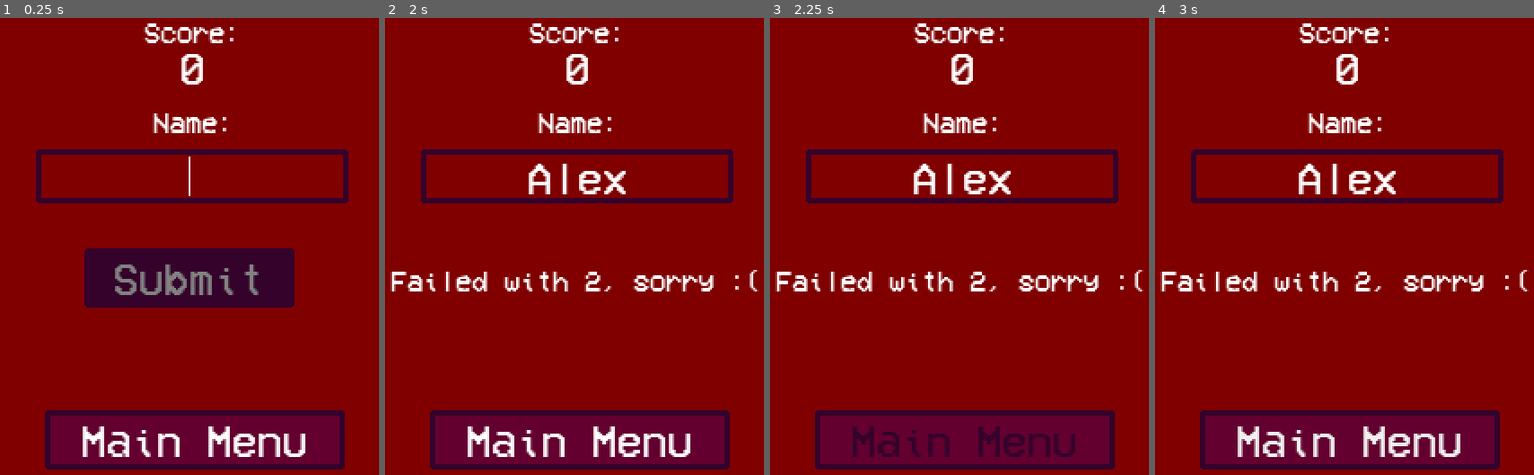
Above: before the commit, frames 1-4 (left to right).
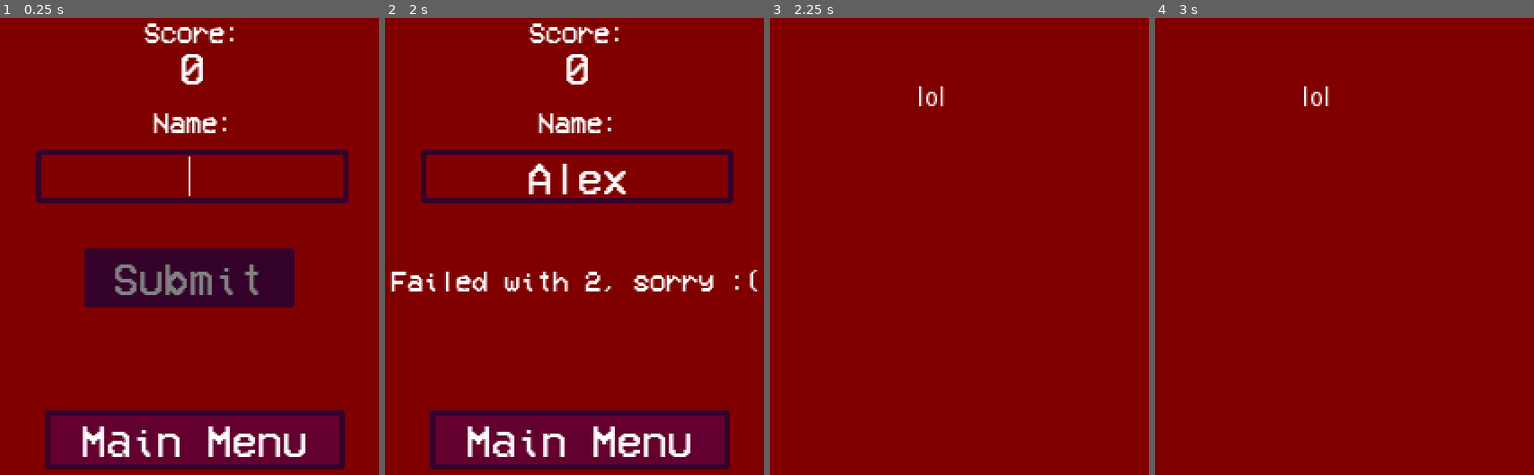
Above: after the commit, the same moments.

Repository: leogeier/impact_juggling
Game: Godot game, scene res://GameOverScreen/GameOverScreen.tscn
Two runs of this game, one before a commit and one after it. Both use one fixed random seed, a clock stepped at 60 frames per second and the inputs below. This scene is started directly instead of the project's main scene. Sound files missing from this copy of the repository are replaced by a short silence.
Inputs (mouse positions are in pixels of both pictures, inside the frame that each line leads up to):
- Up to frame 1 (0.25 s): no input
- Up to frame 2 (2 s): click (578, 177) at 0.52 s; type "Alex" at 0.6 s; click "Submit" at 1.25 s
- Up to frame 3 (2.25 s): click "Main Menu" at 2 s
- Up to frame 4 (3 s): move the mouse to (1443, 196) at 2.77 s; hold Right (ui_right) from 2.78 s (still down)

Frames 1-2 are identical in both runs. In frame 3, 16% of the frame differs, in the area x 1-99%, y 1-99%; in frame 4, 16%.

Commit message:
add main menu and complete highscore lsit

Diff:
--- a/ld-47/GameOverScreen/GameOverScreen.gd
+++ b/ld-47/GameOverScreen/GameOverScreen.gd
@@ -21,6 +21,8 @@
 	var secret = "change_me"
 	var fingerprint = (name + score + time + secret).sha256_text()
 
+	ScoreTracker.score_name = name
+
 	var url = "http://localhost:3000/highscore?name=" + name + "&score=" + score + "&time=" + time + "&fingerprint=" + fingerprint
 	$SendHighscore.request(url, PoolStringArray(), true, HTTPClient.METHOD_POST)
 
@@ -28,12 +30,20 @@
 	if result != HTTPRequest.RESULT_SUCCESS:
 		$SendingDotsTimer.stop()
 		$Content/SendingDesc.text = "Failed with " + String(result) + ", sorry :("
+		return
 
 	if status_code > 299:
 		$SendingDotsTimer.stop()
 		$Content/SendingDesc.text = "Received " + String(status_code) + ", sorry :("
+		return
 
-	print("show highscore")
+	var result_json = JSON.parse(body.get_string_from_utf8())
+	ScoreTracker.id = result_json.result.id
+
+	get_tree().change_scene("res://HighscoreList/HighscoreList.tscn")
+
+func on_main_menu():
+	get_tree().change_scene("res://MainMenu/MainMenu.tscn")
 
 func update_sending_dots():
 	dot_count = (dot_count + 1) % 4
@@ -51,6 +61,7 @@
 	$RevealTimer.connect("timeout", self, "on_reveal")
 	$Content/Name.connect("text_changed", self, "on_text_change")
 	$Content/Submit.connect("button_down", self, "on_submit")
+	$Content/MainMenu.connect("button_down", self, "on_main_menu")
 	$SendingDotsTimer.connect("timeout", self, "update_sending_dots")
 	$SendHighscore.connect("request_completed", self, "on_sent_score")
 
--- a/ld-47/GameOverScreen/GameOverScreen.tscn
+++ b/ld-47/GameOverScreen/GameOverScreen.tscn
@@ -5,36 +5,51 @@
 [ext_resource path="res://sounds/collectible.wav" type="AudioStream" id=3]
 [ext_resource path="res://Score/vcr.tres" type="DynamicFont" id=4]
 
+[sub_resource type="StyleBoxEmpty" id=1]
+
+[sub_resource type="StyleBoxFlat" id=2]
+bg_color = Color( 0.501961, 0, 0, 1 )
+border_width_left = 3
+border_width_top = 3
+border_width_right = 3
+border_width_bottom = 3
+border_color = Color( 0.203922, 0.00784314, 0.168627, 1 )
+corner_radius_top_left = 3
+corner_radius_top_right = 3
+corner_radius_bottom_right = 3
+corner_radius_bottom_left = 3
+corner_detail = 6
+anti_aliasing = false
+
+[sub_resource type="StyleBoxFlat" id=3]
+bg_color = Color( 0.388235, 0, 0.184314, 1 )
+border_width_left = 3
+border_width_top = 3
+border_width_right = 3
+border_width_bottom = 3
+border_color = Color( 0.203922, 0.00784314, 0.168627, 1 )
+corner_radius_top_left = 3
+corner_radius_top_right = 3
+corner_radius_bottom_right = 3
+corner_radius_bottom_left = 3
+anti_aliasing = false
+
+[sub_resource type="StyleBoxFlat" id=4]
+bg_color = Color( 0.203922, 0.00784314, 0.168627, 1 )
+border_width_left = 3
+border_width_top = 3
+border_width_right = 3
+border_width_bottom = 3
+border_color = Color( 0.203922, 0.00784314, 0.168627, 1 )
+corner_radius_top_left = 3
+corner_radius_top_right = 3
+corner_radius_bottom_right = 3
+corner_radius_bottom_left = 3
+anti_aliasing = false
+
 [sub_resource type="StyleBoxEmpty" id=5]
 
-[sub_resource type="StyleBoxFlat" id=1]
-bg_color = Color( 0.501961, 0, 0, 1 )
-border_width_left = 3
-border_width_top = 3
-border_width_right = 3
-border_width_bottom = 3
-border_color = Color( 0.203922, 0.00784314, 0.168627, 1 )
-corner_radius_top_left = 3
-corner_radius_top_right = 3
-corner_radius_bottom_right = 3
-corner_radius_bottom_left = 3
-corner_detail = 6
-anti_aliasing = false
-
 [sub_resource type="StyleBoxFlat" id=6]
-bg_color = Color( 0.388235, 0, 0.184314, 1 )
-border_width_left = 3
-border_width_top = 3
-border_width_right = 3
-border_width_bottom = 3
-border_color = Color( 0.203922, 0.00784314, 0.168627, 1 )
-corner_radius_top_left = 3
-corner_radius_top_right = 3
-corner_radius_bottom_right = 3
-corner_radius_bottom_left = 3
-anti_aliasing = false
-
-[sub_resource type="StyleBoxFlat" id=2]
 bg_color = Color( 0.203922, 0.00784314, 0.168627, 1 )
 border_width_left = 3
 border_width_top = 3
@@ -47,22 +62,7 @@
 corner_radius_bottom_left = 3
 anti_aliasing = false
 
-[sub_resource type="StyleBoxEmpty" id=4]
-
 [sub_resource type="StyleBoxFlat" id=7]
-bg_color = Color( 0.203922, 0.00784314, 0.168627, 1 )
-border_width_left = 3
-border_width_top = 3
-border_width_right = 3
-border_width_bottom = 3
-border_color = Color( 0.203922, 0.00784314, 0.168627, 1 )
-corner_radius_top_left = 3
-corner_radius_top_right = 3
-corner_radius_bottom_right = 3
-corner_radius_bottom_left = 3
-anti_aliasing = false
-
-[sub_resource type="StyleBoxFlat" id=3]
 bg_color = Color( 0.388235, 0, 0.184314, 1 )
 border_width_left = 3
 border_width_top = 3
--- /dev/null
+++ b/ld-47/HighscoreList/HighscoreList.gd
@@ -0,0 +1,82 @@
+extends Node2D
+
+var dot_count = 0
+
+func update_dots():
+	dot_count = (dot_count + 1) % 4
+
+	var text = "Request"
+	for i in range(dot_count):
+		text += "."
+
+	$RequestDesc.text = text
+
+func on_top_scores_received(result, status_code, headers, body):
+	if result != HTTPRequest.RESULT_SUCCESS:
+		$SendingDotsTimer.stop()
+		$RequestDesc.text = "Failed with " + String(result) + ", sorry :("
+		return
+
+	if status_code > 299:
+		$SendingDotsTimer.stop()
+		$RequestDesc.text = "Received " + String(status_code) + ", sorry :("
+		return
+
+	$RequestDesc.visible = false
+
+	var top_scores = JSON.parse(body.get_string_from_utf8()).result
+
+	var ranks_text = ""
+	for i in range(top_scores.size()):
+		ranks_text += String(i + 1) + ".\n"
+	$Leaderboard/Ranks.text = ranks_text
+
+	var names_text = ""
+	var scores_text = ""
+	for entry in top_scores:
+		names_text += entry.name + "\n"
+		scores_text += String(entry.score) + "\n"
+	$Leaderboard/Names.text = names_text
+	$Leaderboard/Scores.text = scores_text
+
+	$Leaderboard.visible = true
+
+func on_own_rank_received(result, status_code, headers, body):
+	if result != HTTPRequest.RESULT_SUCCESS:
+		$SendingDotsTimer.stop()
+		$RequestDesc.text = "Failed with " + String(result) + ", sorry :("
+		return
+
+	if status_code > 299:
+		$SendingDotsTimer.stop()
+		$RequestDesc.text = "Received " + String(status_code) + ", sorry :("
+		return
+
+	$RequestDesc.visible = false
+
+	var own_rank = int(JSON.parse(body.get_string_from_utf8()).result.rank)
+
+	if own_rank <= 10:
+		return
+
+	$Own/OwnRank.text = String(own_rank) + "."
+	$Own/OwnName.text = ScoreTracker.score_name
+	$Own/OwnScore.text = String(ScoreTracker.score)
+
+	$Own.visible = true
+
+func on_main_menu():
+	get_tree().change_scene("res://MainMenu/MainMenu.tscn")
+
+func _ready():
+	$SendingDotsTimer.connect("timeout", self, "update_dots")
+	$TopScoresRequest.connect("request_completed", self, "on_top_scores_received")
+	$OwnRankRequest.connect("request_completed", self, "on_own_rank_received")
+	$MainMenu.connect("button_down", self, "on_main_menu")
+
+	var top_scores_url = "http://localhost:3000/highscore?count=10"
+	$TopScoresRequest.request(top_scores_url)
+
+	if ScoreTracker.id != null:
+		var own_score_url = "http://localhost:3000/rank?id=" + String(ScoreTracker.id)
+		$OwnRankRequest.request(own_score_url)
--- /dev/null
+++ b/ld-47/HighscoreList/HighscoreList.tscn
@@ -0,0 +1,187 @@
+[gd_scene load_steps=8 format=2]
+
+[ext_resource path="res://HighscoreList/HighscoreList.gd" type="Script" id=1]
+[ext_resource path="res://Score/vcr.tres" type="DynamicFont" id=2]
+[ext_resource path="res://ScorePopup/vcr_popup.tres" type="DynamicFont" id=3]
+
+[sub_resource type="StyleBoxFlat" id=1]
+bg_color = Color( 0.388235, 0, 0.184314, 1 )
+border_width_left = 3
+border_width_top = 3
+border_width_right = 3
+border_width_bottom = 3
+border_color = Color( 0.203922, 0.00784314, 0.168627, 1 )
+corner_radius_top_left = 3
+corner_radius_top_right = 3
+corner_radius_bottom_right = 3
+corner_radius_bottom_left = 3
+anti_aliasing = false
+
+[sub_resource type="StyleBoxFlat" id=2]
+bg_color = Color( 0.203922, 0.00784314, 0.168627, 1 )
+border_width_left = 3
+border_width_top = 3
+border_width_right = 3
+border_width_bottom = 3
+border_color = Color( 0.203922, 0.00784314, 0.168627, 1 )
+corner_radius_top_left = 3
+corner_radius_top_right = 3
+corner_radius_bottom_right = 3
+corner_radius_bottom_left = 3
+anti_aliasing = false
+
+[sub_resource type="StyleBoxEmpty" id=3]
+
+[sub_resource type="StyleBoxFlat" id=4]
+bg_color = Color( 0.388235, 0, 0.184314, 1 )
+border_width_left = 3
+border_width_top = 3
+border_width_right = 3
+border_width_bottom = 3
+border_color = Color( 0.203922, 0.00784314, 0.168627, 1 )
+corner_radius_top_left = 3
+corner_radius_top_right = 3
+corner_radius_bottom_right = 3
+corner_radius_bottom_left = 3
+anti_aliasing = false
+
+[node name="HighscoreList" type="Node2D"]
+script = ExtResource( 1 )
+
+[node name="RequestDesc" type="Label" parent="."]
+margin_left = 20.0
+margin_top = 152.5
+margin_right = 220.0
+margin_bottom = 167.5
+custom_fonts/font = ExtResource( 2 )
+text = "Request"
+align = 1
+valign = 1
+__meta__ = {
+"_edit_use_anchors_": false
+}
+
+[node name="Leaderboard" type="Node2D" parent="."]
+visible = false
+
+[node name="Ranks" type="Label" parent="Leaderboard"]
+margin_left = 41.0
+margin_top = 39.0
+margin_right = 69.0
+margin_bottom = 216.0
+custom_fonts/font = ExtResource( 2 )
+text = "1
+2
+3
+4
+5
+6
+7
+8
+9
+10"
+__meta__ = {
+"_edit_use_anchors_": false
+}
+
+[node name="Names" type="Label" parent="Leaderboard"]
+margin_left = 87.0
+margin_top = 39.0
+margin_right = 156.0
+margin_bottom = 216.0
+custom_fonts/font = ExtResource( 2 )
+text = "1
+2
+3
+4
+5
+6
+7
+8
+9
+10"
+__meta__ = {
+"_edit_use_anchors_": false
+}
+
+[node name="Scores" type="Label" parent="Leaderboard"]
+margin_left = 159.0
+margin_top = 39.0
+margin_right = 229.0
+margin_bottom = 216.0
+custom_fonts/font = ExtResource( 2 )
+text = "1
+2
+3
+4
+5
+6
+7
+8
+9
+10"
+__meta__ = {
+"_edit_use_anchors_": false
+}
+
+[node name="Own" type="Node2D" parent="."]
+visible = false
+
+[node name="OwnRank" type="Label" parent="Own"]
+margin_left = 41.0
+margin_top = 232.0
+margin_right = 80.0
+margin_bottom = 247.0
+custom_fonts/font = ExtResource( 2 )
+text = "1"
+__meta__ = {
+"_edit_use_anchors_": false
+}
+
+[node name="OwnName" type="Label" parent="Own"]
+margin_left = 87.0
+margin_top = 232.0
+margin_right = 156.0
+margin_bottom = 247.0
+custom_fonts/font = ExtResource( 2 )
+text = "1"
+__meta__ = {
+"_edit_use_anchors_": false
+}
+
+[node name="OwnScore" type="Label" parent="Own"]
+margin_left = 159.0
+margin_top = 232.0
+margin_right = 236.0
+margin_bottom = 247.0
+custom_fonts/font = ExtResource( 2 )
+text = "1"
+__meta__ = {
+"_edit_use_anchors_": false
+}
+
+[node name="TopScoresRequest" type="HTTPRequest" parent="."]
+
+[node name="OwnRankRequest" type="HTTPRequest" parent="."]
+
+[node name="SendingDotsTimer" type="Timer" parent="."]
+wait_time = 0.5
+autostart = true
+
+[node name="MainMenu" type="Button" parent="."]
+margin_left = 37.0
+margin_top = 263.0
+margin_right = 204.0
+margin_bottom = 296.0
+custom_styles/hover = SubResource( 1 )
+custom_styles/pressed = SubResource( 2 )
+custom_styles/focus = SubResource( 3 )
+custom_styles/normal = SubResource( 4 )
+custom_fonts/font = ExtResource( 3 )
+custom_colors/font_color = Color( 1, 1, 1, 1 )
+custom_colors/font_color_hover = Color( 0.203922, 0.00784314, 0.168627, 1 )
+custom_colors/font_color_pressed = Color( 1, 1, 1, 1 )
+text = "Main Menu"
+__meta__ = {
+"_edit_use_anchors_": false
+}
--- /dev/null
+++ b/ld-47/MainMenu/MainMenu.tscn
@@ -0,0 +1,13 @@
+[gd_scene format=2]
+
+[node name="MainMenu" type="Node2D"]
+
+[node name="Label" type="Label" parent="."]
+margin_left = 93.6709
+margin_top = 82.9657
+margin_right = 133.671
+margin_bottom = 96.9657
+text = "lol"
+__meta__ = {
+"_edit_use_anchors_": false
+}
--- a/ld-47/Score/ScoreTracker.gd
+++ b/ld-47/Score/ScoreTracker.gd
@@ -1,11 +1,15 @@
 extends Node
 
 var score = 0
+var id = null
+var score_name = ""
 
 signal score_changed
 
 func reset_score():
 	score = 0
+	id = null
+	score_name = ""
 	emit_signal("score_changed")
 
 func add_score(val):
Not shown: 3 places in ld-47/GameOverScreen/GameOverScreen.tscn that only renumber resources
